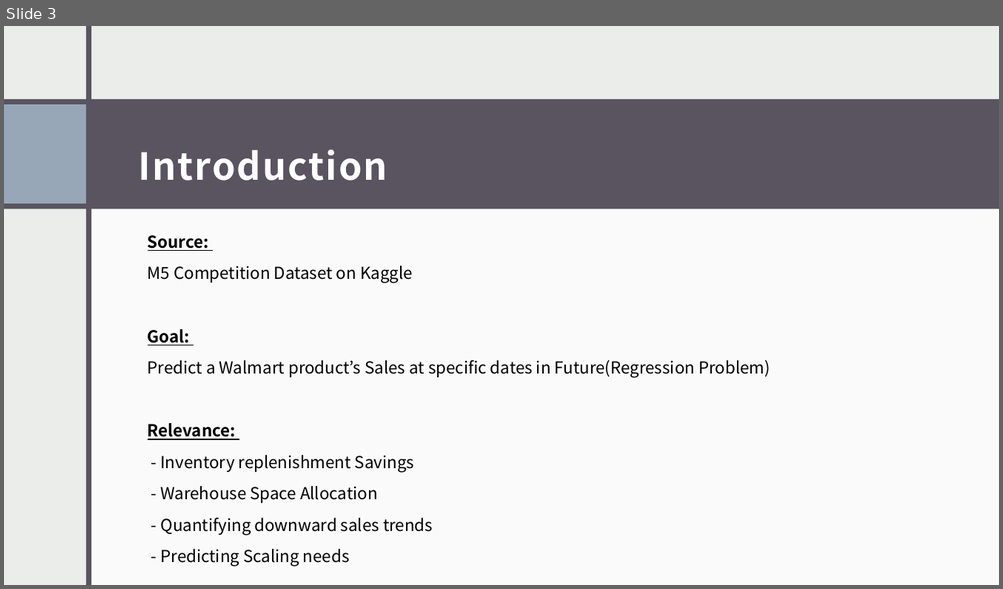
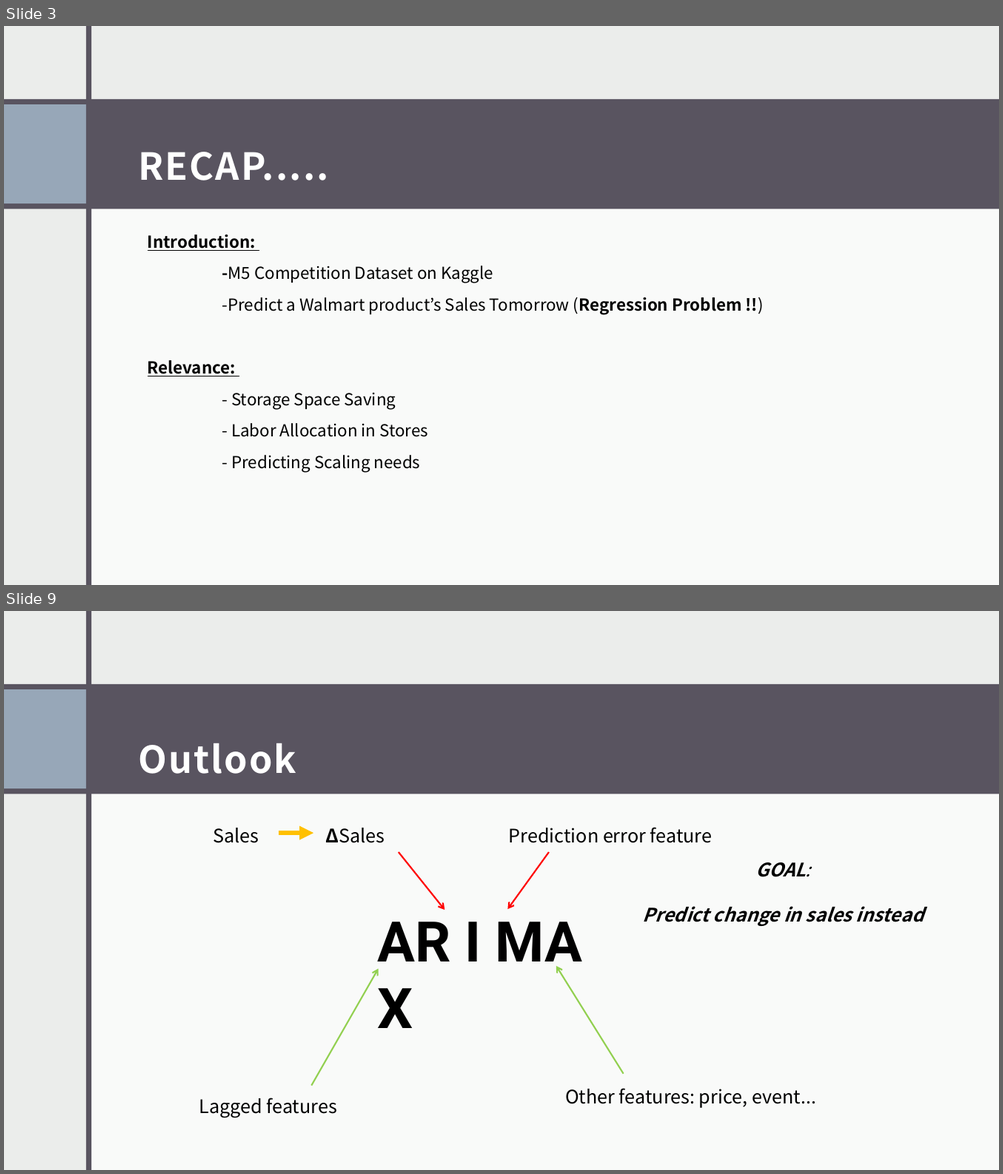
Before and after one commit to Ouambo-SIM/Sales-Prediction-with-ML-and-M5-data, a slide deck: Walmart Sales Prediction.pptx. Shown one above the other, each under a label of ours: slide 3 before the commit, slides 3 and 9 after it; the slides between them are not shown. The pictures are 1003x589 and 1003x1174 pixels, drawn with LibreOffice and Linux fonts; fonts in the diff are those of the drawing. Boxes give left, top, right and bottom in pixels: in the first picture for what was removed or moved away, otherwise in the second. Text is boxed around its words. In the diff, an @@ line names an element or a change of style, - is before the commit and + after.

```diff
--- a/Walmart Sales Prediction.pptx
+++ b/Walmart Sales Prediction.pptx
@@ slide 9 added at (4,611,999,1170), background #EBEDEB @@
@@ rectangle added at (4,611,999,1170), fill #EBEDEB @@
@@ rectangle added at (86,612,91,1170), fill #595460 @@
@@ rectangle added at (384,612,389,1170), fill #595460 @@
@@ rectangle added at (389,611,999,1170), fill #FFFFFF at 75% opacity @@
@@ rectangle added at (4,684,999,794), fill #595460 @@
@@ rectangle added at (4,689,86,789), fill #97A7B8 @@
@@ text added at (138,743,296,774), 36 pt, text #FFFFFF, bold @@
+Outlook
@@ rectangle added at (89,785,999,1170), fill #FFFFFF at 75% opacity @@
@@ text added at (213,828,259,843), 18 pt, text #000000 @@
+Sales
@@ text added at (326,828,385,843), 18 pt, text #000000 @@
+ΔSales
@@ text added at (509,827,711,843), 18 pt, text #000000 @@
+Prediction error feature
@@ arrow added from (279, 833) to (313, 833), #FFC000 4.5 pt @@
@@ arrow added from (398, 853) to (445, 910), #FF0000 1.5 pt @@
@@ arrow added from (549, 853) to (508, 909), #FF0000 1.5 pt @@
@@ text added at (643,863,923,926), 18 pt, text #000000, bold, italic @@
+GOAL:
+Predict change in sales instead
@@ text added at (378,922,582,1028), 54 pt, text #000000, bold @@
+AR I MA X
@@ arrow added from (311, 1086) to (378, 969), #92D050 1.5 pt @@
@@ arrow added from (623, 1074) to (556, 966), #92D050 1.5 pt @@
@@ text added at (199,1098,337,1119), 18 pt, text #000000 @@
+Lagged features
@@ text added at (565,1088,816,1108), 18 pt, text #000000 @@
+Other features: price, event...
@@ slide 3 changed as well @@
@@ text at (138,152,329,181): text changed @@
-Introduction
+RECAP.....
@@ text at (148,235,741,315): text changed @@
-Source:
-M5 Competition Dataset on Kaggle
-Goal:
-Predict a Walmart product’s Sales at specific dates in Future(Regression Problem)
+Introduction:
+-M5 Competition Dataset on Kaggle
+-Predict a Walmart product’s Sales Tomorrow (Regression Problem !!)
@@ text at (231,392,429,437): text changed @@
-- Inventory replenishment Savings
-- Warehouse Space Allocation
-- Quantifying downward sales trends
+- Storage Space Saving
+- Labor Allocation in Stores
```
Also in this commit, not shown: 2 other slides changed, 5 other slides added, 10 slides removed, 24 other files.
